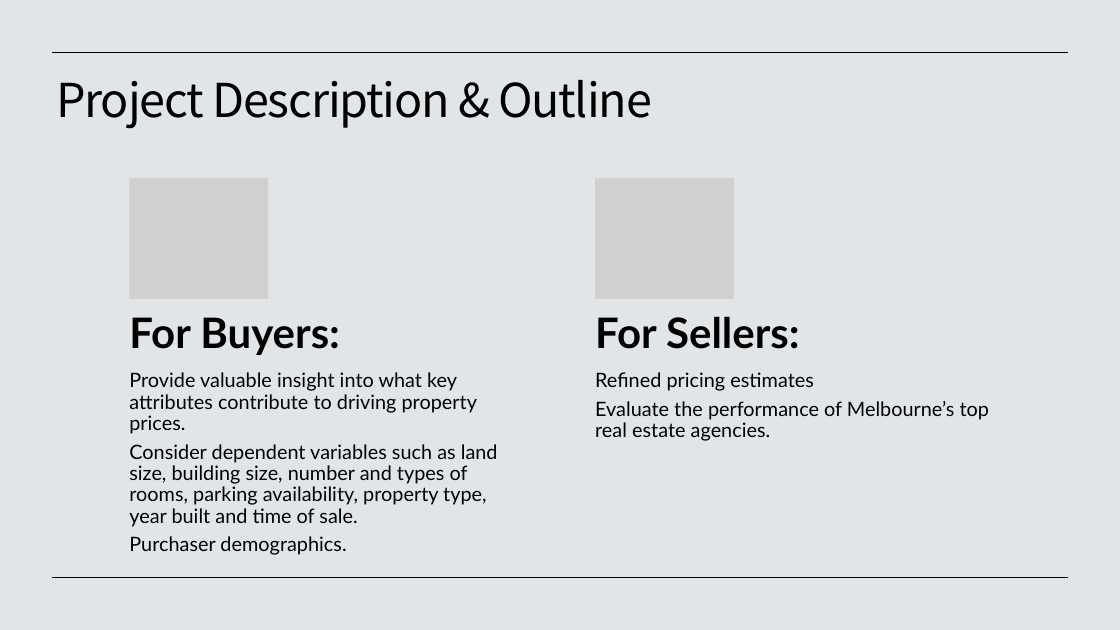
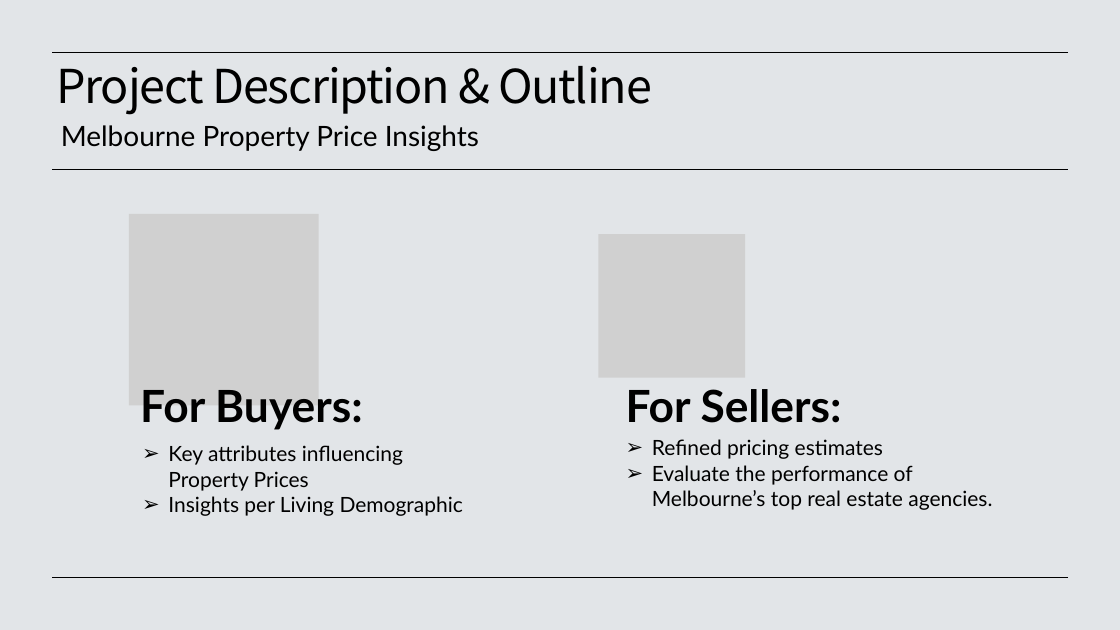
Before and after one commit to Kopixx/Project-1, a slide deck: slide 2 of Project 1 Presentation Slides.pptx. Drawn at 1120x630 pixels with LibreOffice and Linux fonts; fonts in the diff are those of the drawing; grey boxes stand for pictures. Boxes give left, top, right and bottom in pixels: in the first picture for what was removed or moved away, otherwise in the second. Text is boxed around its words. In the diff, an @@ line names an element or a change of style, - is before the commit and + after.

```diff
--- a/Project 1 Presentation Slides.pptx
+++ b/Project 1 Presentation Slides.pptx
@@ title "Project Description & Outline": place and size @@
-title "Project Description & Outline" at (56, 80, 652, 129)
+title "Project Description & Outline" at (56, 66, 652, 115)
@@ text added at (61, 125, 479, 151), 24 pt, text #000000 @@
+Melbourne Property Price Insights
@@ line added from (52, 170) to (1068, 170), #000000 0.5 pt @@
@@ picture removed at (129, 178, 268, 299) @@
@@ picture removed at (596, 178, 734, 299) @@
@@ picture added at (129, 214, 319, 406) @@
@@ picture added at (598, 234, 745, 378) @@
@@ text removed at (129, 372, 498, 551) @@
-Provide valuable insight into what key attributes contribute to driving property prices.
-Consider dependent variables such as land size, building size, number and types of rooms, parking availability, property type, year built and time of sale.
-Purchaser demographics.
@@ text "For Buyers:": place and size @@
-text "For Buyers:" at (129, 317, 340, 355)
+text "For Buyers:" at (140, 390, 363, 430)
@@ text "For Buyers:" at (140, 390, 363, 430): size 36 to 38 pt; line spacing 0.9 to 1; less space between paragraphs @@
@@ text "For Sellers:" at (626, 389, 842, 423): size 36 to 38 pt; line spacing 0.9 to 1; less space between paragraphs @@
@@ text "For Sellers:": place and size @@
-text "For Sellers:" at (595, 316, 799, 349)
+text "For Sellers:" at (626, 389, 842, 423)
@@ text added at (168, 445, 463, 516), 18 pt, text #000000 @@
+➢ Key attributes influencing Property Prices
+➢ Insights per Living Demographic
@@ text "Refined pricing estimates": place and size @@
-text "Refined pricing estimates" at (595, 372, 989, 441)
+text "Refined pricing estimates" at (652, 439, 992, 510)
@@ text "Refined pricing estimates" at (652, 439, 992, 510): size 17 to 18 pt; bullet none to ➢; line spacing 0.9 to 1; less space between paragraphs @@
```
Also in this commit, not shown: 2 other slides changed, 8 slides added, 11 slides removed.
